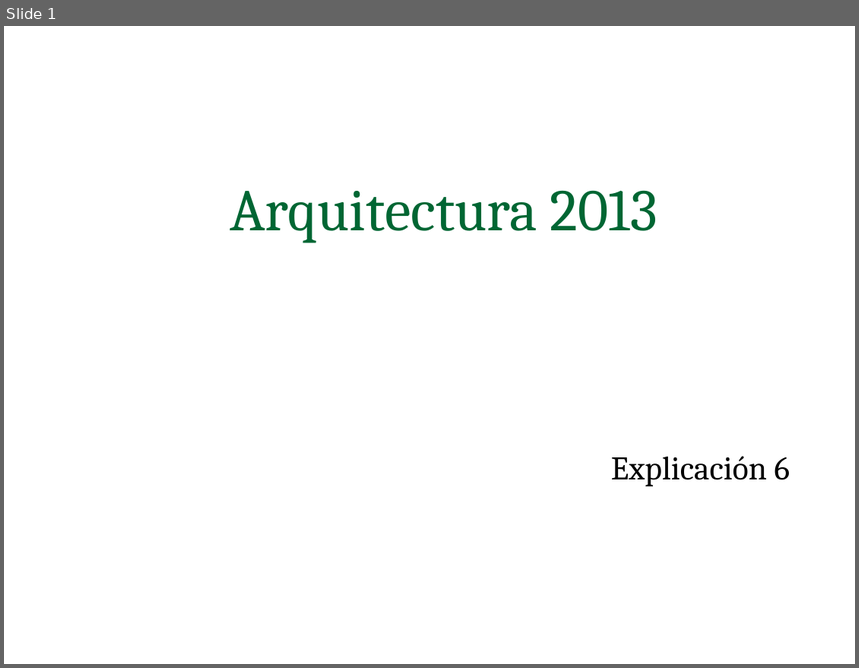
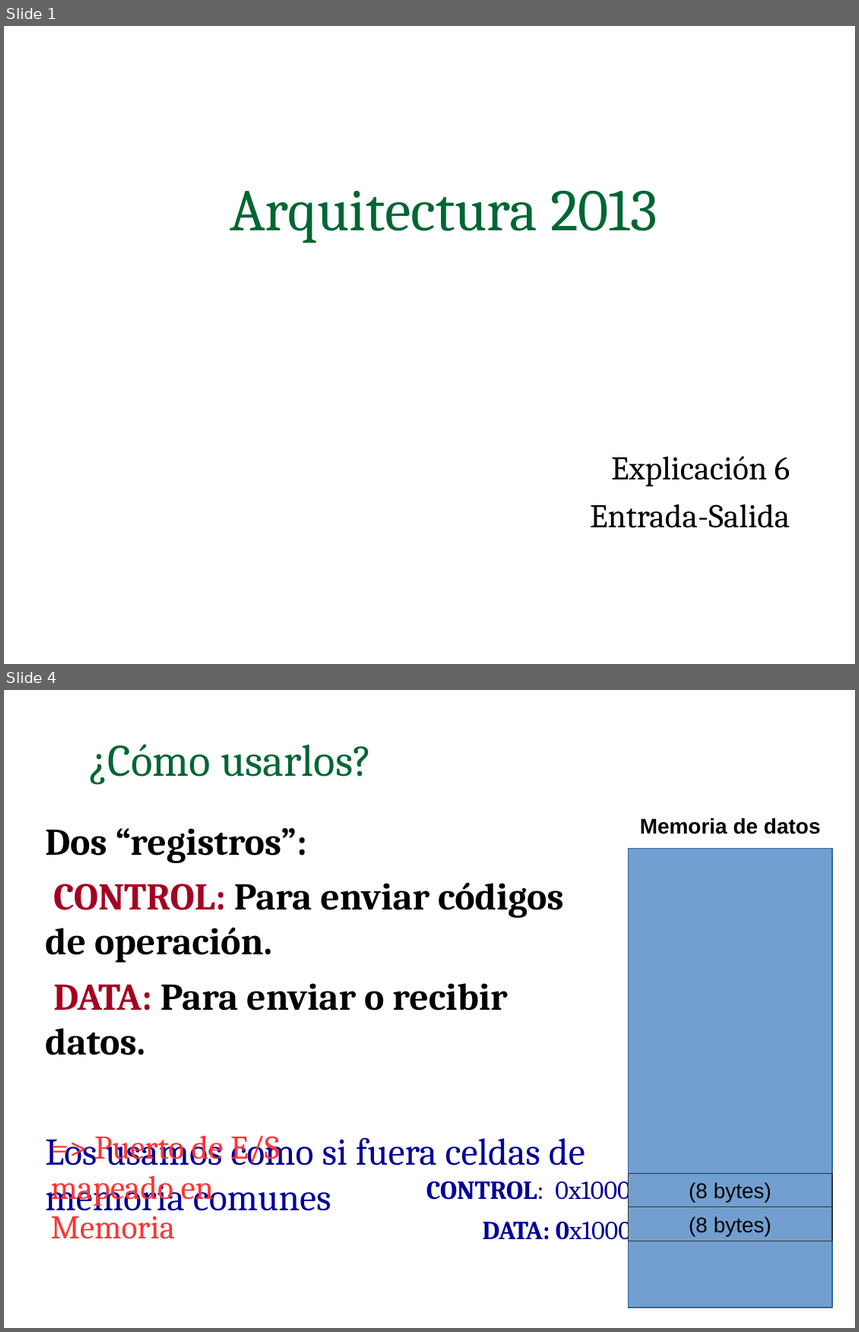
Before and after one commit to facundoq/facundoq.github.io, a slide deck: unlp/arq/clases/clase6.ppt. Shown one above the other, each under a label of ours: slide 1 before the commit, slides 1 and 4 after it; the slides between them are not shown. The pictures are 859x668 and 859x1332 pixels, drawn with LibreOffice and Linux fonts; fonts in the diff are those of the drawing. Boxes give left, top, right and bottom in pixels: in the first picture for what was removed or moved away, otherwise in the second. Text is boxed around its words. In the diff, an @@ line names an element or a change of style, - is before the commit and + after.

```diff
--- a/unlp/arq/clases/clase6.ppt
+++ b/unlp/arq/clases/clase6.ppt
@@ slide 4 added at [4,690,855,1328], background #FFFFFF @@
@@ text added at [89,744,372,785], 38 pt, text #006633 @@
+¿Cómo usarlos?
@@ text added at [640,818,821,834], 18 pt, text #000000, bold @@
+Memoria de datos
@@ text added at [45,828,585,1239], 32 pt, text #000000, bold @@
+Dos “registros”:
+CONTROL: Para enviar códigos de operación.
+DATA: Para enviar o recibir datos.
+Los usamos como si fuera celdas de memoria comunes
@@ rectangle added at [628,848,832,1308], fill #729FCF, outline #3465A4 0.74 pt @@
@@ text added at [45,1135,280,1219], 28 pt, text #FF3333 @@
+=> Puerto de E/S mapeado en Memoria
@@ text added at [427,1175,645,1246], 22 pt, text #000099 @@
+CONTROL: 0x10000
+DATA: 0x10008
@@ rectangle added at [628,1173,832,1208], fill #729FCF, outline #333333 0.74 pt, 18 pt, text #000000 @@
+(8 bytes)
@@ rectangle added at [628,1208,832,1242], fill #729FCF, outline #333333 0.74 pt, 18 pt, text #000000 @@
+(8 bytes)
@@ slide 1 changed as well @@
@@ text at [590,504,790,528]: paragraph added @@
+Entrada-Salida
```
Also in this commit, not shown: 8 other slides changed, 4 other slides added, 2 slides removed.
